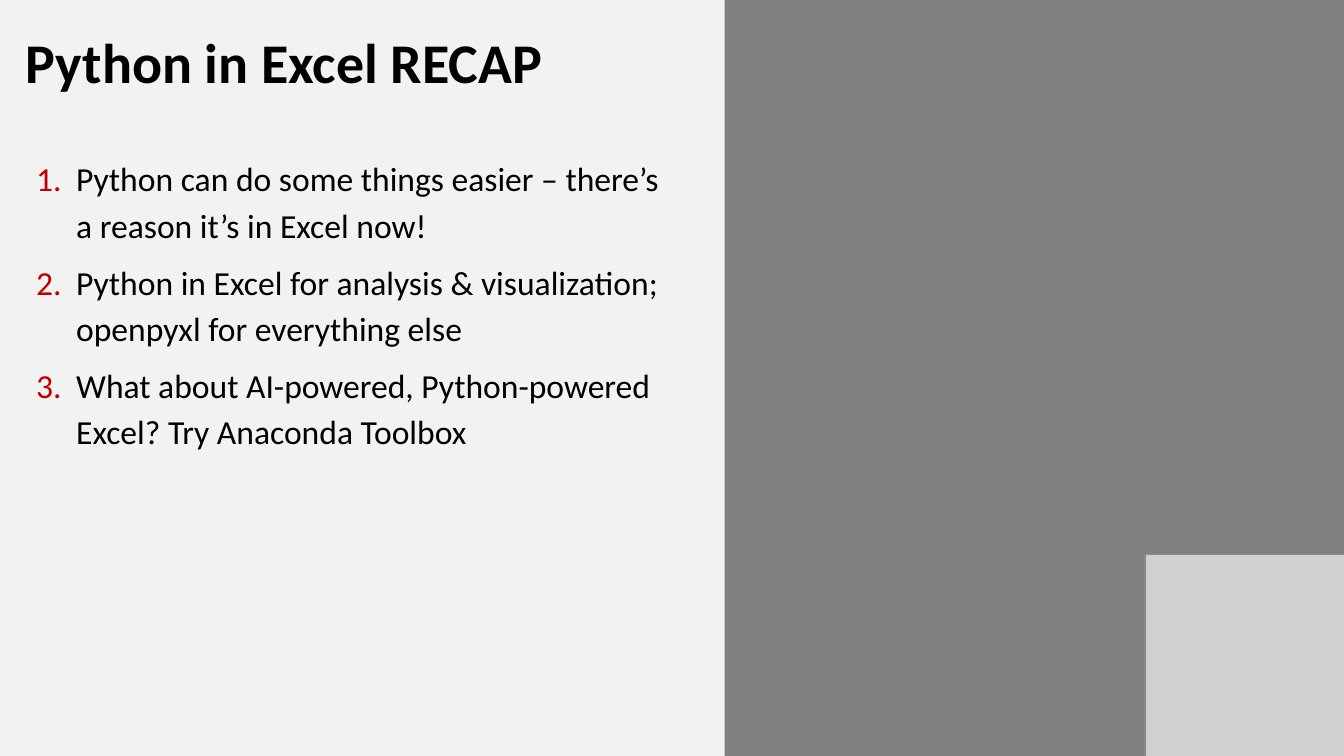
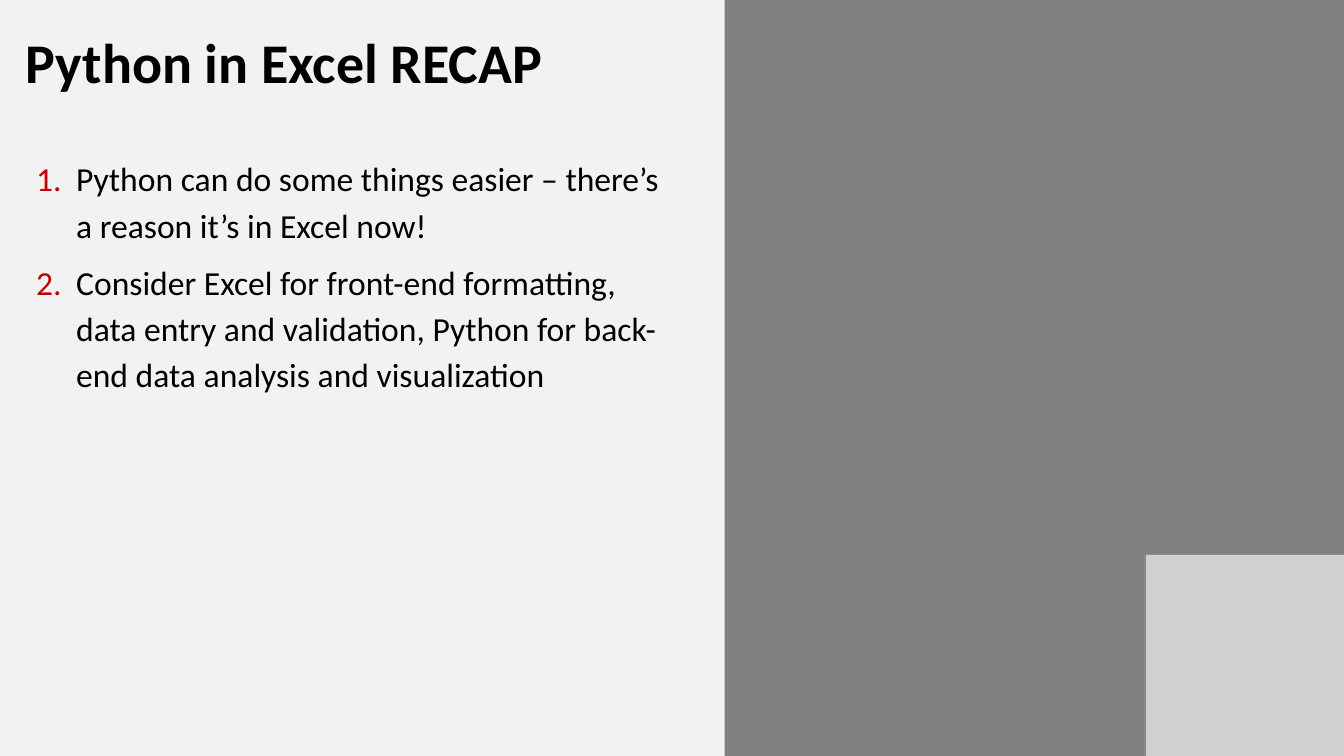
Before and after one commit to stringfestdata/xlgs-mc-2025, a slide deck: slide 35 of excel-power-tools-gxls-2025.pptx (slide 32 before the commit). Drawn at 1344x756 pixels with LibreOffice and Linux fonts; fonts in the diff are those of the drawing; grey boxes stand for pictures. Boxes give left, top, right and bottom in pixels: in the first picture for what was removed or moved away, otherwise in the second. Text is boxed around its words. In the diff, an @@ line names an element or a change of style, - is before the commit and + after.

```diff
--- a/excel-power-tools-gxls-2025.pptx
+++ b/excel-power-tools-gxls-2025.pptx
@@ text at box(76, 271, 656, 393): text changed @@
-2. Python in Excel for analysis & visualization; openpyxl for everything else
-3. What about AI-powered, Python-powered Excel? Try Anaconda Toolbox
+2. Consider Excel for front-end formatting, data entry and validation, Python for back-end data analysis and visualization
```
Also in this commit, not shown: 6 other slides changed, 29 slides added, 5 slides removed, 45 other files.
